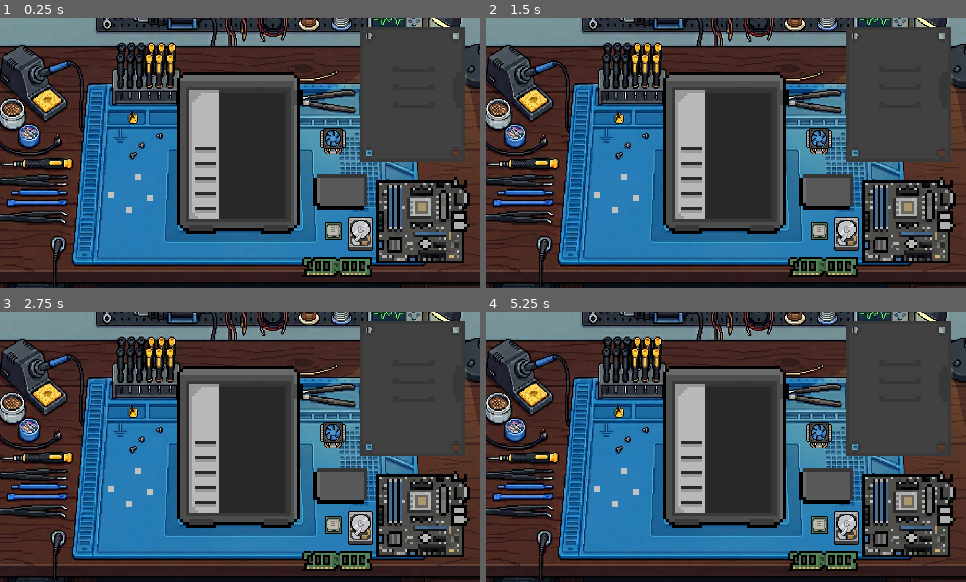
Above: before the commit, frames 1-4 (two rows, left to right).
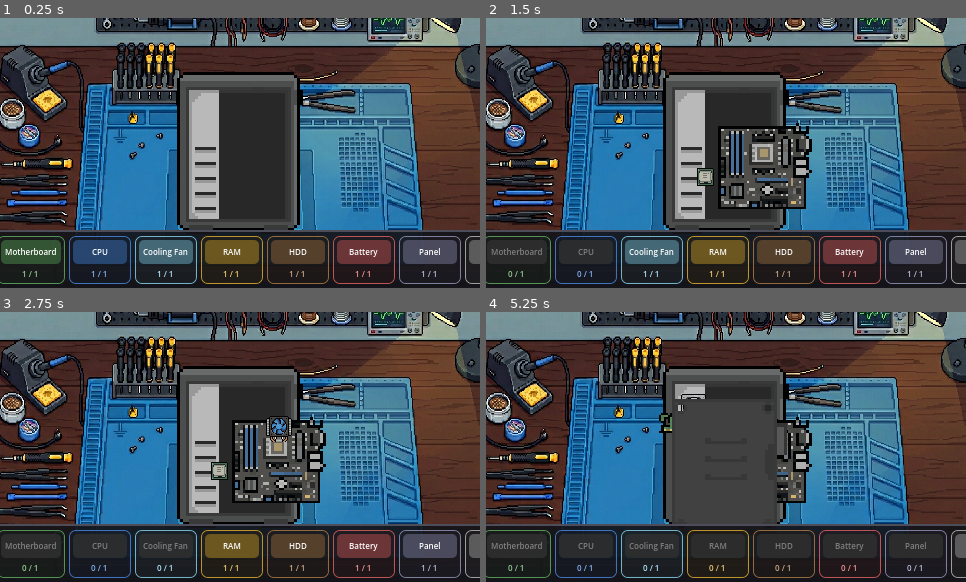
Above: after the commit, the same moments.

Repository: Raikosuu/Full-Tech-Panic_Public
Game: Godot game, scene res://scenes/minigame_1_v_2.tscn
Same seed, same stepped clock (60 frames per second), same inputs: the game is played once before the commit and once after it. This scene is started directly instead of the project's main scene.
Inputs (mouse positions are in pixels of both pictures, inside the frame that each line leads up to):
- Up to frame 1 (0.25 s): no input
- Up to frame 2 (1.5 s): click (514, 252) at 0.5 s, where only the run after the commit has a clickable "Motherboard"; click (586, 252) at 1.25 s, where only the run after the commit has a clickable "CPU"
- Up to frame 3 (2.75 s): click (163, 546) at 2 s, where only the run after the commit has a clickable "Cooling Fan"
- Up to frame 4 (5.25 s): click (716, 546) at 2.75 s, where only the run after the commit has a clickable "RAM"; click (783, 546) at 3.5 s, where only the run after the commit has a clickable "HDD"; click (850, 546) at 4.25 s, where only the run after the commit has a clickable "Battery"; click (913, 546) at 5 s, where only the run after the commit has a clickable "Panel"

The runs differ from the first frame. In frame 1, 33% of the frame differs, in the area x 0-100%, y 3-100%; in frame 2, 37%; in frame 3, 38%; in frame 4, 42%.

Commit message:
Hotbar v1 implemented
Hotbar spans outside of screen. Layering issues found. Objects snap normally. Attempting to change hotbar to drag instead of tap to spawn the objects.

Diff:
--- a/project.godot
+++ b/project.godot
@@ -8,11 +8,15 @@
 
 config_version=5
 
+[animation]
+
+compatibility/default_parent_skeleton_in_mesh_instance_3d=true
+
 [application]
 
 config/name="Second_game_project"
 run/main_scene="uid://ciqcyo1jehrui"
-config/features=PackedStringArray("4.5", "GL Compatibility")
+config/features=PackedStringArray("4.6", "GL Compatibility")
 config/icon="res://icon.svg"
 
 [autoload]
@@ -33,6 +37,7 @@
 [global_group]
 
 computer_seats=""
+mobo_extract_zone=""
 
 [input]
 
--- /dev/null
+++ b/scenes/hotbar_ui.tscn
@@ -0,0 +1,63 @@
+[gd_scene format=3 uid="uid://dms4vy7wnxet6"]
+
+[ext_resource type="Script" uid="uid://cc8oe80x66bgw" path="res://scripts/hotbar_ui.gd" id="1_hotbar"]
+[ext_resource type="PackedScene" uid="uid://hqijequt6jg7" path="res://scenes/mo_bo.tscn" id="2_b4oid"]
+[ext_resource type="PackedScene" uid="uid://t6monse15254" path="res://scenes/cpu.tscn" id="3_nx3ik"]
+[ext_resource type="PackedScene" uid="uid://dsrqfd5w0e2j4" path="res://scenes/cooling_fan.tscn" id="4_sp456"]
+[ext_resource type="PackedScene" uid="uid://pgpcgeywpbc5" path="res://scenes/ram_module.tscn" id="5_sxuem"]
+[ext_resource type="PackedScene" uid="uid://cou02t2vy1mu2" path="res://scenes/hdd.tscn" id="6_sgdwu"]
+[ext_resource type="PackedScene" uid="uid://duno78x0srmi8" path="res://scenes/su_battery.tscn" id="7_pr0mc"]
+[ext_resource type="PackedScene" uid="uid://bcg8ruhd4vc5n" path="res://scenes/su_panel.tscn" id="8_4e440"]
+[ext_resource type="PackedScene" uid="uid://ccxttvxg0gs8" path="res://scenes/screws.tscn" id="9_0nbos"]
+
+[sub_resource type="StyleBoxFlat" id="StyleBoxFlat_panel"]
+bg_color = Color(0.08, 0.08, 0.1, 0.92)
+border_width_top = 2
+border_color = Color(0.3, 0.3, 0.35, 1)
+corner_radius_top_left = 8
+corner_radius_top_right = 8
+
+[node name="HotbarUI" type="CanvasLayer" unique_id=284436183]
+layer = 10
+script = ExtResource("1_hotbar")
+part_scenes = Array[PackedScene]([ExtResource("2_b4oid"), ExtResource("3_nx3ik"), ExtResource("4_sp456"), ExtResource("5_sxuem"), ExtResource("6_sgdwu"), ExtResource("7_pr0mc"), ExtResource("8_4e440"), ExtResource("9_0nbos")])
+part_labels = Array[String](["Motherboard", "CPU", "Cooling Fan", "RAM", "HDD", "Battery", "Panel", "Screws"])
+part_types = Array[String](["MOBO", "CPU", "CFAN", "RAM", "HDD", "BATTERY", "PANEL", "SCREW"])
+part_counts = Array[int]([1, 1, 1, 1, 1, 1, 1, 4])
+
+[node name="Panel" type="PanelContainer" parent="." unique_id=1396737750]
+anchors_preset = 12
+anchor_top = 1.0
+anchor_right = 1.0
+anchor_bottom = 1.0
+offset_left = 2.0
+offset_top = -31.0
+offset_right = -1.0
+grow_horizontal = 2
+grow_vertical = 0
+theme_override_styles/panel = SubResource("StyleBoxFlat_panel")
+
+[node name="MarginContainer" type="MarginContainer" parent="Panel" unique_id=326655397]
+layout_mode = 2
+theme_override_constants/margin_left = 8
+theme_override_constants/margin_top = 4
+theme_override_constants/margin_right = 8
+theme_override_constants/margin_bottom = 4
+
+[node name="HBoxContainer" type="HBoxContainer" parent="Panel/MarginContainer" unique_id=1176837309]
+layout_mode = 2
+theme_override_constants/separation = 6
+alignment = 1
+
+[node name="TitleLabel" type="Label" parent="Panel/MarginContainer/HBoxContainer" unique_id=62517440]
+custom_minimum_size = Vector2(36, 0)
+layout_mode = 2
+theme_override_colors/font_color = Color(0.75, 0.75, 0.8, 1)
+theme_override_font_sizes/font_size = 9
+text = "PARTS"
+vertical_alignment = 1
+
+[node name="Slots" type="HBoxContainer" parent="Panel/MarginContainer/HBoxContainer" unique_id=637206887]
+layout_mode = 2
+size_flags_horizontal = 3
+theme_override_constants/separation = 4
--- a/scenes/minigame_1_v_2.tscn
+++ b/scenes/minigame_1_v_2.tscn
@@ -1,19 +1,11 @@
-[gd_scene load_steps=19 format=3 uid="uid://pwgp33d01o16"]
+[gd_scene format=3 uid="uid://pwgp33d01o16"]
 
-[ext_resource type="PackedScene" uid="uid://hqijequt6jg7" path="res://scenes/mo_bo.tscn" id="1_8f04i"]
 [ext_resource type="Script" uid="uid://408qjhn7wpll" path="res://scripts/minigame_assembly.gd" id="1_jicg2"]
 [ext_resource type="PackedScene" uid="uid://rhxauoy66x4e" path="res://scenes/system_unit.tscn" id="1_xsi8y"]
-[ext_resource type="PackedScene" uid="uid://duno78x0srmi8" path="res://scenes/su_battery.tscn" id="3_ebvq3"]
 [ext_resource type="PackedScene" uid="uid://bhph80goxwfn5" path="res://scenes/snap_zone.tscn" id="4_cn6rf"]
-[ext_resource type="Script" uid="uid://mxawbst031b8" path="res://scripts/BATTERYscript.gd" id="5_fpq7e"]
-[ext_resource type="PackedScene" uid="uid://t6monse15254" path="res://scenes/cpu.tscn" id="6_s7b8k"]
-[ext_resource type="PackedScene" uid="uid://ccxttvxg0gs8" path="res://scenes/screws.tscn" id="7_s6qws"]
 [ext_resource type="PackedScene" uid="uid://c380fba04gpma" path="res://scenes/su_rack.tscn" id="8_qbqew"]
-[ext_resource type="PackedScene" uid="uid://pgpcgeywpbc5" path="res://scenes/ram_module.tscn" id="10_qbqew"]
-[ext_resource type="PackedScene" uid="uid://dsrqfd5w0e2j4" path="res://scenes/cooling_fan.tscn" id="11_5hpms"]
-[ext_resource type="PackedScene" uid="uid://cou02t2vy1mu2" path="res://scenes/hdd.tscn" id="11_6j407"]
-[ext_resource type="PackedScene" uid="uid://bcg8ruhd4vc5n" path="res://scenes/su_panel.tscn" id="11_rnrb2"]
 [ext_resource type="Texture2D" uid="uid://dftmunw5wr58q" path="res://assets/Computer parts/Troubleshooting background.png" id="12_rnrb2"]
+[ext_resource type="PackedScene" uid="uid://dms4vy7wnxet6" path="res://scenes/hotbar_ui.tscn" id="15_ihwr5"]
 
 [sub_resource type="SegmentShape2D" id="SegmentShape2D_jicg2"]
 a = Vector2(-81, -44)
@@ -31,130 +23,73 @@
 a = Vector2(81, -44)
 b = Vector2(-81, -44)
 
-[node name="Minigame1_v2" type="Node2D"]
+[node name="Minigame1_v2" type="Node2D" unique_id=848190952]
 script = ExtResource("1_jicg2")
 completion_delay = 3.0
 
-[node name="Camera2D" type="Camera2D" parent="."]
+[node name="Camera2D" type="Camera2D" parent="." unique_id=633094224]
 position = Vector2(235.00002, 126)
 zoom = Vector2(3, 3)
 
-[node name="Background" type="Sprite2D" parent="."]
+[node name="Background" type="Sprite2D" parent="." unique_id=1744026704]
 z_index = -1
 position = Vector2(238, 126.25)
 scale = Vector2(0.12357955, 0.13346355)
 texture = ExtResource("12_rnrb2")
 
-[node name="SU_main" parent="." instance=ExtResource("1_xsi8y")]
+[node name="SU_main" parent="." unique_id=1156604640 instance=ExtResource("1_xsi8y")]
 position = Vector2(235.00002, 124)
 
 [node name="Panel_snapzone" parent="SU_main" index="0"]
-accepted_components = Array[NodePath]([NodePath("../../SU_panel")])
+accepted_components = Array[NodePath]([NodePath("")])
 
-[node name="Battery_snapzone" parent="SU_main" instance=ExtResource("4_cn6rf")]
+[node name="Battery_snapzone" parent="SU_main" unique_id=2010764736 instance=ExtResource("4_cn6rf")]
 position = Vector2(7, -13)
 scale = Vector2(0.5, 0.5)
-accepted_components = Array[NodePath]([NodePath("../../SU_Battery")])
+accepted_components = Array[NodePath]([NodePath("")])
 accepted_type = "BATTERY"
 blocked_by_snap_zone = NodePath("../Panel_snapzone")
 
-[node name="MoBo_snapzone" parent="SU_main" instance=ExtResource("4_cn6rf")]
+[node name="MoBo_snapzone" parent="SU_main" unique_id=609452306 instance=ExtResource("4_cn6rf")]
 position = Vector2(0, 9)
-accepted_components = Array[NodePath]([NodePath("../../MoBo")])
+accepted_components = Array[NodePath]([NodePath("")])
 accepted_type = "MOBO"
 blocked_by_snap_zone = NodePath("../Panel_snapzone")
 
-[node name="MoBo" parent="." instance=ExtResource("1_8f04i")]
-position = Vector2(296, 148)
-
-[node name="CPU_snapzone" parent="MoBo" index="2"]
-accepted_components = Array[NodePath]([NodePath("../../CPU")])
-accepted_type = "CPU"
-remove_component = true
-allow_preview = false
-blocked_by_snap_zone = NodePath("../../SU_main/Panel_snapzone")
-
-[node name="CFAN_snapzone" parent="MoBo" index="3"]
-accepted_components = Array[NodePath]([NodePath("../../Cooling Fan")])
-accepted_type = "CFAN"
-required_snap_zone = NodePath("../CPU_snapzone")
-blocked_by_snap_zone = NodePath("../../SU_main/Panel_snapzone")
-
-[node name="RAM_snapzone" parent="MoBo" index="4"]
-accepted_components = Array[NodePath]([NodePath("../../RAM_Module")])
-accepted_type = "RAM"
-remove_component = true
-allow_preview = false
-blocked_by_snap_zone = NodePath("../../SU_main/Panel_snapzone")
-
-[node name="SU_Battery" parent="." instance=ExtResource("3_ebvq3")]
-position = Vector2(269, 139)
-script = ExtResource("5_fpq7e")
-
-[node name="CPU" parent="." instance=ExtResource("6_s7b8k")]
-position = Vector2(266, 152)
-
-[node name="Cooling Fan" parent="." instance=ExtResource("11_5hpms")]
-position = Vector2(266, 122)
-
-[node name="RAM_Module" parent="." instance=ExtResource("10_qbqew")]
-position = Vector2(267, 164)
-lock_rotation = true
-linear_damp = 50.0
-angular_damp = 50.0
-
-[node name="SuRack" parent="." instance=ExtResource("8_qbqew")]
+[node name="SuRack" parent="." unique_id=1336723562 instance=ExtResource("8_qbqew")]
 position = Vector2(235.00002, 124)
 
 [node name="HDD_snapzone" parent="SuRack" index="3"]
-accepted_components = Array[NodePath]([NodePath("../../HDD"), NodePath("../../HDD")])
+accepted_components = Array[NodePath]([NodePath(""), NodePath("")])
 blocked_by_snap_zone = NodePath("../../SU_main/Panel_snapzone")
 
-[node name="HDD" parent="." instance=ExtResource("11_6j407")]
-position = Vector2(275, 153)
+[node name="bound_left" type="StaticBody2D" parent="." unique_id=1334302838]
 
-[node name="SU_panel" parent="." instance=ExtResource("11_rnrb2")]
-position = Vector2(293, 104)
-allow_unsnap = true
-
-[node name="Screws" parent="." instance=ExtResource("7_s6qws")]
-position = Vector2(198, 145)
-
-[node name="Screws2" parent="." instance=ExtResource("7_s6qws")]
-position = Vector2(205, 141)
-
-[node name="Screws3" parent="." instance=ExtResource("7_s6qws")]
-position = Vector2(201, 134)
-
-[node name="Screws4" parent="." instance=ExtResource("7_s6qws")]
-position = Vector2(192, 140)
-
-[node name="bound_left" type="StaticBody2D" parent="."]
-
-[node name="CollisionShape2D" type="CollisionShape2D" parent="bound_left"]
+[node name="CollisionShape2D" type="CollisionShape2D" parent="bound_left" unique_id=281263790]
 position = Vector2(235, 124)
 shape = SubResource("SegmentShape2D_jicg2")
 one_way_collision = true
 
-[node name="bound_bottom" type="StaticBody2D" parent="."]
+[node name="bound_bottom" type="StaticBody2D" parent="." unique_id=60391827]
 position = Vector2(155, 171)
 
-[node name="CollisionShape2D" type="CollisionShape2D" parent="bound_bottom"]
+[node name="CollisionShape2D" type="CollisionShape2D" parent="bound_bottom" unique_id=1213310298]
 position = Vector2(80, -47)
 shape = SubResource("SegmentShape2D_ihwr5")
 
-[node name="bound_right" type="StaticBody2D" parent="."]
+[node name="bound_right" type="StaticBody2D" parent="." unique_id=568594544]
 position = Vector2(235, 124)
 
-[node name="CollisionShape2D" type="CollisionShape2D" parent="bound_right"]
+[node name="CollisionShape2D" type="CollisionShape2D" parent="bound_right" unique_id=1266216179]
 shape = SubResource("SegmentShape2D_73wum")
 
-[node name="bound_top" type="StaticBody2D" parent="."]
+[node name="bound_top" type="StaticBody2D" parent="." unique_id=330352066]
 
-[node name="CollisionShape2D" type="CollisionShape2D" parent="bound_top"]
+[node name="CollisionShape2D" type="CollisionShape2D" parent="bound_top" unique_id=2092749077]
 position = Vector2(235, 124)
 shape = SubResource("SegmentShape2D_5v6y6")
 
+[node name="HotbarUI" parent="." unique_id=284436183 instance=ExtResource("15_ihwr5")]
+
 [editable path="SU_main"]
-[editable path="MoBo"]
 [editable path="SuRack"]
--- a/scenes/mo_bo.tscn
+++ b/scenes/mo_bo.tscn
@@ -8,30 +8,38 @@
 [sub_resource type="RectangleShape2D" id="RectangleShape2D_gqnev"]
 size = Vector2(30, 27.5)
 
-[node name="MoBo" type="RigidBody2D"]
+[node name="MoBo" type="RigidBody2D" unique_id=460261208]
 lock_rotation = true
 linear_damp = 50.0
 angular_damp = 50.0
 script = ExtResource("1_38y52")
 
-[node name="Sprite2D" type="Sprite2D" parent="."]
+[node name="Sprite2D" type="Sprite2D" parent="." unique_id=716436491]
 scale = Vector2(0.86363643, 0.8689025)
 texture = ExtResource("1_uajp5")
 flip_h = true
 script = ExtResource("2_6vyd3")
 
-[node name="CollisionShape2D" type="CollisionShape2D" parent="."]
+[node name="CollisionShape2D" type="CollisionShape2D" parent="." unique_id=49514717]
 position = Vector2(-1, 0.25)
 shape = SubResource("RectangleShape2D_gqnev")
 
-[node name="CPU_snapzone" parent="." instance=ExtResource("2_gqnev")]
+[node name="CPU_snapzone" parent="." unique_id=625781889 instance=ExtResource("2_gqnev")]
 position = Vector2(0, -3.9999998)
 scale = Vector2(0.4, 0.4)
+accepted_type = "CPU"
+remove_component = true
+allow_preview = false
 
-[node name="CFAN_snapzone" parent="." instance=ExtResource("2_gqnev")]
+[node name="CFAN_snapzone" parent="." unique_id=217017135 instance=ExtResource("2_gqnev")]
 position = Vector2(0, -6.9999995)
 scale = Vector2(0.4, 0.4)
+accepted_type = "CFAN"
+required_snap_zone = NodePath("../CPU_snapzone")
 
-[node name="RAM_snapzone" parent="." instance=ExtResource("2_gqnev")]
+[node name="RAM_snapzone" parent="." unique_id=1331106093 instance=ExtResource("2_gqnev")]
 position = Vector2(-9, -3.9999998)
 scale = Vector2(0.4, 0.4)
+accepted_type = "RAM"
+remove_component = true
+allow_preview = false
--- a/scenes/su_battery.tscn
+++ b/scenes/su_battery.tscn
@@ -1,19 +1,21 @@
-[gd_scene load_steps=3 format=3 uid="uid://duno78x0srmi8"]
+[gd_scene format=3 uid="uid://duno78x0srmi8"]
 
 [ext_resource type="Texture2D" uid="uid://bdgpaut3jjctr" path="res://assets/Computer parts/SystemUnit/SU_Battery.png" id="1_0fd01"]
+[ext_resource type="Script" uid="uid://mxawbst031b8" path="res://scripts/BATTERYscript.gd" id="1_1g5m3"]
 
 [sub_resource type="RectangleShape2D" id="RectangleShape2D_1g5m3"]
 size = Vector2(18.5, 12)
 
-[node name="SU_Battery" type="RigidBody2D"]
+[node name="SU_Battery" type="RigidBody2D" unique_id=1824231020]
 lock_rotation = true
 linear_damp = 50.0
 angular_damp = 50.0
+script = ExtResource("1_1g5m3")
 
-[node name="Sprite2D" type="Sprite2D" parent="."]
+[node name="Sprite2D" type="Sprite2D" parent="." unique_id=312600762]
 scale = Vector2(1.2, 1.2)
 texture = ExtResource("1_0fd01")
 
-[node name="CollisionShape2D" type="CollisionShape2D" parent="."]
+[node name="CollisionShape2D" type="CollisionShape2D" parent="." unique_id=1462725438]
 position = Vector2(-0.25, 0)
 shape = SubResource("RectangleShape2D_1g5m3")
--- /dev/null
+++ b/scripts/hotbar_ui.gd
@@ -0,0 +1,186 @@
+# hotbar_ui.gd
+# Attach to the HotbarUI CanvasLayer scene.
+# Instance hotbar_ui.tscn into any minigame and configure the slots
+# via the exported arrays in the Inspector — no code changes needed.
+extends CanvasLayer
+
+# ── Per-minigame configuration (set in the Inspector) ─────────────────────
+#
+# All four arrays must be the same length — one entry per hotbar slot.
+#
+# part_scenes       : the PackedScene for each draggable part
+# part_labels       : display name shown on the button
+# part_types        : component_type string (must match drag_cont.gd)
+# part_counts       : how many copies the player can spawn (e.g. 4 screws)
+#
+@export var part_scenes: Array[PackedScene] = []
+@export var part_labels: Array[String]      = []
+@export var part_types:  Array[String]      = []
+@export var part_counts: Array[int]         = []
+
+# Where spawned parts appear (world-space). Leave Vector2.ZERO to
+# auto-detect from the parent's Camera2D.
+@export var spawn_anchor: Vector2 = Vector2.ZERO
+
+# Random spread applied to spawn_anchor so stacked parts fan out.
+@export var spawn_spread: float = 14.0
+
+# ── Colour palette (type → button tint) ───────────────────────────────────
+const TYPE_COLORS: Dictionary = {
+	"MOBO":    Color(0.40, 0.70, 0.40),
+	"CPU":     Color(0.30, 0.55, 0.90),
+	"CFAN":    Color(0.55, 0.85, 0.95),
+	"RAM":     Color(0.90, 0.70, 0.20),
+	"HDD":     Color(0.70, 0.50, 0.30),
+	"BATTERY": Color(0.90, 0.40, 0.40),
+	"PANEL":   Color(0.60, 0.60, 0.75),
+	"SCREW":   Color(0.75, 0.75, 0.75),
+	"GPU":     Color(0.80, 0.35, 0.80),
+}
+
+# ── Internal ───────────────────────────────────────────────────────────────
+var _buttons:  Array[Button] = []
+var _counters: Array[Label]  = []
+var _live:     Array[Array]  = []   # _live[i] = array of live Node instances
+var _minigame: Node          = null
+
+@onready var _slot_container: HBoxContainer = $Panel/MarginContainer/HBoxContainer/Slots
+
+# ── Lifecycle ──────────────────────────────────────────────────────────────
+func _ready() -> void:
+	_minigame = get_parent()
+	_validate_exports()
+	_build_slots()
+
+func _validate_exports() -> void:
+	var n := part_scenes.size()
+	# Pad shorter arrays with safe defaults so we never crash.
+	while part_labels.size() < n:
+		part_labels.append("Part %d" % part_labels.size())
+	while part_types.size() < n:
+		part_types.append("")
+	while part_counts.size() < n:
+		part_counts.append(1)
+
+# ── Build UI slots at runtime ──────────────────────────────────────────────
+func _build_slots() -> void:
+	# Remove placeholder children the scene might have.
+	for child in _slot_container.get_children():
+		child.queue_free()
+
+	_buttons.clear()
+	_counters.clear()
+	_live.clear()
+
+	for i in part_scenes.size():
+		_live.append([])
+
+		var ptype: String = part_types[i]
+		var base_col: Color = TYPE_COLORS.get(ptype, Color(0.35, 0.35, 0.35))
+
+		# ── Slot container ─────────────────────────────────────────────────
+		var slot := PanelContainer.new()
+		slot.custom_minimum_size = Vector2(58, 42)
+
+		var slot_bg := StyleBoxFlat.new()
+		slot_bg.bg_color          = base_col * 0.25
+		slot_bg.border_color      = base_col * 0.9
+		slot_bg.set_border_width_all(1)
+		slot_bg.set_corner_radius_all(6)
+		slot_bg.set_content_margin_all(4)
+		slot.add_theme_stylebox_override("panel", slot_bg)
+		_slot_container.add_child(slot)
+
+		var vbox := VBoxContainer.new()
+		vbox.alignment = BoxContainer.ALIGNMENT_CENTER
+		slot.add_child(vbox)
+
+		# ── Button ─────────────────────────────────────────────────────────
+		var btn := Button.new()
+		btn.text = part_labels[i]
+		btn.custom_minimum_size = Vector2(54, 24)
+		btn.size_flags_horizontal = Control.SIZE_EXPAND_FILL
+		btn.add_theme_font_size_override("font_size", 8)
+		btn.add_theme_color_override("font_color", Color.WHITE)
+		btn.add_theme_color_override("font_disabled_color", Color(0.5, 0.5, 0.5))
+
+		var sc_normal := StyleBoxFlat.new()
+		sc_normal.bg_color = base_col * 0.65
+		sc_normal.set_corner_radius_all(5)
+		sc_normal.set_content_margin_all(4)
+		btn.add_theme_stylebox_override("normal", sc_normal)
+
+		var sc_hover := sc_normal.duplicate() as StyleBoxFlat
+		sc_hover.bg_color = base_col * 0.85
+		btn.add_theme_stylebox_override("hover", sc_hover)
+
+		var sc_pressed := sc_normal.duplicate() as StyleBoxFlat
+		sc_pressed.bg_color = base_col * 0.45
+		btn.add_theme_stylebox_override("pressed", sc_pressed)
+
+		var sc_disabled := sc_normal.duplicate() as StyleBoxFlat
+		sc_disabled.bg_color = Color(0.18, 0.18, 0.18, 0.9)
+		btn.add_theme_stylebox_override("disabled", sc_disabled)
+
+		btn.pressed.connect(_on_slot_pressed.bind(i))
+		vbox.add_child(btn)
+		_buttons.append(btn)
+
+		# ── Counter label ──────────────────────────────────────────────────
+		var counter := Label.new()
+		counter.horizontal_alignment = HORIZONTAL_ALIGNMENT_CENTER
+		counter.add_theme_font_size_override("font_size", 8)
+		counter.add_theme_color_override("font_color", base_col.lightened(0.3))
+		vbox.add_child(counter)
+		_counters.append(counter)
+
+	_refresh_all()
+
+# ── Slot logic ─────────────────────────────────────────────────────────────
+func _on_slot_pressed(i: int) -> void:
+	var remaining: int = part_counts[i] - _live[i].size()
+	if remaining <= 0:
+		return
+
+	var packed: PackedScene = part_scenes[i]
+	if not packed:
+		push_error("HotbarUI: part_scenes[%d] is null" % i)
+		return
+
+	var instance: Node = packed.instantiate()
+	_minigame.add_child(instance)
+
+	# Position near spawn_anchor (or the minigame camera) + random jitter.
+	var pos: Vector2 = spawn_anchor if spawn_anchor != Vector2.ZERO else _camera_center()
+	var jitter := Vector2(
+		randf_range(-spawn_spread, spawn_spread),
+		randf_range(-spawn_spread, spawn_spread)
+	)
+	instance.global_position = pos + jitter
+
+	_live[i].append(instance)
+	instance.tree_exiting.connect(_on_instance_exiting.bind(i, instance))
+
+	_refresh_slot(i)
+
+func _on_instance_exiting(i: int, instance: Node) -> void:
+	_live[i].erase(instance)
+	_refresh_slot(i)
+
+# ── Helpers ────────────────────────────────────────────────────────────────
+func _refresh_all() -> void:
+	for i in part_scenes.size():
+		_refresh_slot(i)
+
+func _refresh_slot(i: int) -> void:
+	var total:     int = part_counts[i]
+	var remaining: int = total - _live[i].size()
+
+	_counters[i].text = "%d / %d" % [remaining, total]
+	_buttons[i].disabled = (remaining <= 0)
+
+func _camera_center() -> Vector2:
+	for child in _minigame.get_children():
+		if child is Camera2D:
+			return child.global_position
+	return Vector2(235, 126)
--- a/scripts/snap_zone.gd
+++ b/scripts/snap_zone.gd
@@ -1,46 +1,39 @@
 extends Area2D
 
-@export var accepted_components: Array[NodePath] = []
+# NodePath array is gone — parts are found dynamically by component_type.
 @export var accepted_type: String = ""
 @export var preview_modulate: Color = Color(1, 1, 1, 0.4)
 @export var remove_component: bool = false
 @export var target_sprite: NodePath
 @export var snapped_texture: Texture2D
 @export var allow_preview: bool = true
-@export var required_snap_zone: NodePath   # NEW
-@export var blocked_by_snap_zone: NodePath   # blocks this zone if that zone is filled
+@export var required_snap_zone: NodePath
+@export var blocked_by_snap_zone: NodePath
 
 signal part_snapped(slot_type: String)
 
 var _preview: Sprite2D = null
-var is_filled: bool = false               # NEW
+var is_filled: bool = false
 
 func _ready() -> void:
-	for path in accepted_components:
-		var node = get_node_or_null(path)
-		if node and node.has_signal("released"):
-			if not node.released.is_connected(_on_component_released):
-				node.released.connect(_on_component_released)
-		if node and node.has_signal("unsnapped"):
-			if not node.unsnapped.is_connected(_on_component_unsnapped):
-				node.unsnapped.connect(_on_component_unsnapped)
+	# No accepted_components to iterate — just connect area signals.
 	body_entered.connect(_on_body_entered)
 	body_exited.connect(_on_body_exited)
 
 func _on_body_entered(body: Node) -> void:
-	if not "snapped" in body: return
-	if not "component_type" in body: return
-	if body.component_type != accepted_type: return
-	if body.snapped: return
-	if not body.is_grabbed: return
+	if not _is_valid_candidate(body):
+		return
+	if not ("is_grabbed" in body and body.is_grabbed):
+		return
 
-	# Connect released signal dynamically if not already connected
+	# Connect released/unsnapped signals the moment a matching part enters.
 	if body.has_signal("released") and not body.released.is_connected(_on_component_released):
 		body.released.connect(_on_component_released)
 	if body.has_signal("unsnapped") and not body.unsnapped.is_connected(_on_component_unsnapped):
 		body.unsnapped.connect(_on_component_unsnapped)
 
-	# NEW: suppress preview if prerequisite isn't met
+	if not allow_preview:
+		return
 	if required_snap_zone:
 		var prereq = get_node_or_null(required_snap_zone)
 		if prereq and not prereq.is_filled:
@@ -63,9 +56,10 @@
 		_preview.global_position = global_position
 
 func _on_body_exited(body: Node) -> void:
-	if not "snapped" in body: return
-	if not "component_type" in body: return
-	if body.component_type != accepted_type: return
+	if not _is_valid_candidate(body):
+		return
+	if not ("is_grabbed" in body and body.is_grabbed):
+		return
 	if _preview:
 		_preview.queue_free()
 		_preview = null
@@ -74,20 +68,17 @@
 	if _preview:
 		_preview.queue_free()
 		_preview = null
-	if not "component_type" in component:
+
+	if not _is_valid_candidate(component):
 		component.drop()
 		return
-	if component.component_type != accepted_type:
-		component.drop()
-		return
+
 	if blocked_by_snap_zone:
 		var blocker = get_node_or_null(blocked_by_snap_zone)
 		if blocker and blocker is Area2D and blocker.is_filled:
-			print("Snap blocked: panel is already placed")
 			component.drop()
 			return
 
-	# NEW: enforce prerequisite
 	if required_snap_zone:
 		var prereq = get_node_or_null(required_snap_zone)
 		if prereq and not prereq.is_filled:
@@ -96,8 +87,7 @@
 
 	if get_overlapping_bodies().has(component):
 		component.snap(global_position)
-		is_filled = true                  # NEW
-		print("Connected: ", component.component_type, " → ", name)
+		is_filled = true
 		emit_signal("part_snapped", accepted_type)
 
 		if remove_component:
@@ -114,12 +104,23 @@
 	else:
 		component.drop()
 
+func _on_component_unsnapped(component: RigidBody2D) -> void:
+	if component.component_type == accepted_type:
+		is_filled = false
+
+# ── Helpers ────────────────────────────────────────────────────────────────
+
+func _is_valid_candidate(body: Node) -> bool:
+	if not "component_type" in body:
+		return false
+	if body.component_type != accepted_type:
+		return false
+	if "snapped" in body and body.snapped:
+		return false
+	return true
+
 func _get_sprite(node: Node) -> Sprite2D:
 	for child in node.get_children():
 		if child is Sprite2D:
 			return child
 	return null
-
-func _on_component_unsnapped(component: RigidBody2D) -> void:
-	if component.component_type == accepted_type:
-		is_filled = false
Not shown: 1 places in scenes/mo_bo.tscn that only renumber resources
Not shown, added: scripts/hotbar_ui.gd.uid
